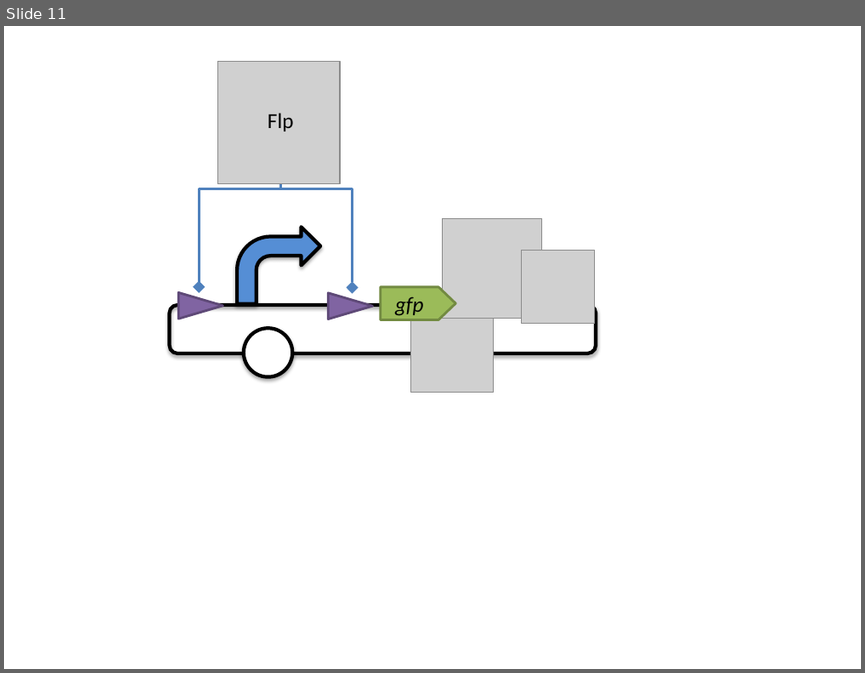
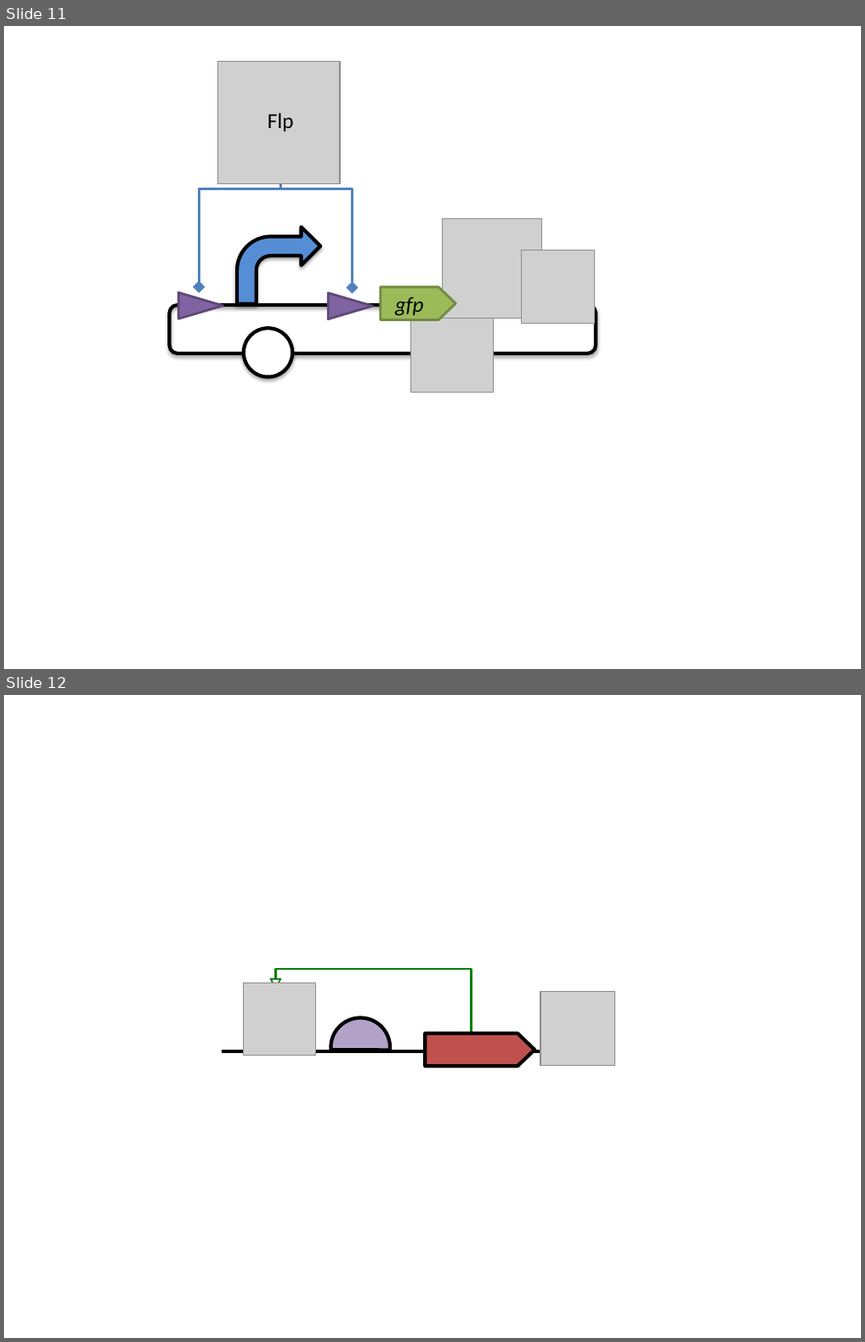
Before and after one commit to SynBioDex/SBOL-visual, a slide deck: specification/imgsrc/examples.pptx. Shown one above the other, each under a label of ours: slide 11 before the commit, slides 11 and 12 after it. The pictures are 865x673 and 865x1342 pixels, drawn with LibreOffice and Linux fonts; fonts in the diff are those of the drawing; grey boxes stand for pictures. Boxes give left, top, right and bottom in pixels: in the first picture for what was removed or moved away, otherwise in the second. Text is boxed around its words. In the diff, an @@ line names an element or a change of style, - is before the commit and + after.

```diff
--- a/specification/imgsrc/examples.pptx
+++ b/specification/imgsrc/examples.pptx
@@ slide 12 added at bbox=[4, 695, 861, 1338], background #FFFFFF @@
@@ elbow arrow added from (471, 1032) to (276, 990), #008000 2 pt @@
@@ triangle added at bbox=[273, 980, 279, 986], fill #FFFFFF @@
@@ group added at bbox=[222, 983, 615, 1077]: 2 pictures, 1 rectangle, 1 line, 1 right arrow, 1 chord (boxed as its full ellipse) @@
```
Also in this commit, not shown: 2 slides changed, 1 slide removed, 49 other files.
